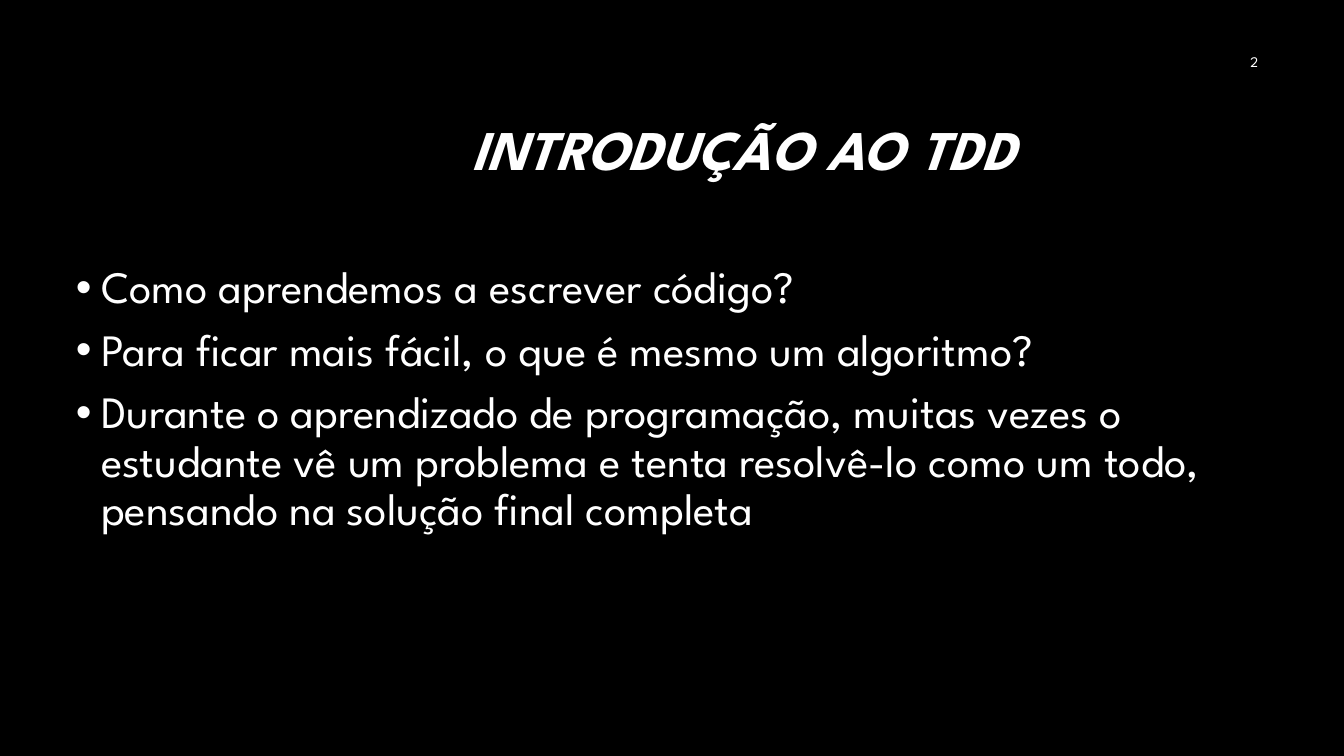
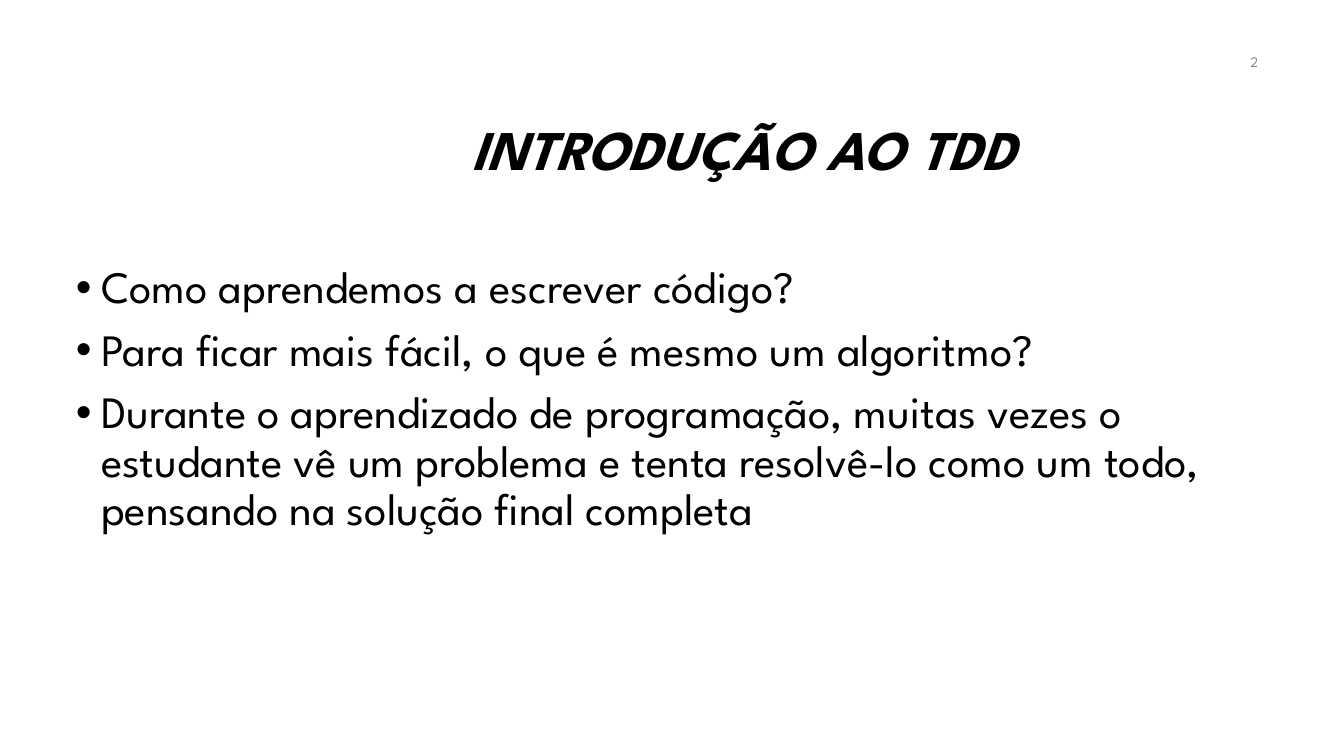
Before and after one commit to iftopalmas/testes-de-software, a slide deck: slide 2 of projects/01-introducao-tdd/tdd.pptx. Drawn at 1344x756 pixels with LibreOffice and Linux fonts; fonts in the diff are those of the drawing; background and template pictures are left out. Boxes give left, top, right and bottom in pixels: in the first picture for what was removed or moved away, otherwise in the second. Text is boxed around its words. In the diff, an @@ line names an element or a change of style, - is before the commit and + after.

```diff
--- a/projects/01-introducao-tdd/tdd.pptx
+++ b/projects/01-introducao-tdd/tdd.pptx
@@ background #000000 to #FFFFFF @@
@@ page number at bbox=[1250, 57, 1258, 67]: text colour #FFFFFF to #8C8C8C @@
@@ title "INTRODUÇÃO AO TDD" at bbox=[471, 123, 1015, 182]: text colour #FFFFFF to #000000 @@
@@ text "Como aprendemos a escrever código?" at bbox=[101, 272, 1199, 535]: text colour #FFFFFF to #000000 @@
```
Also in this commit, not shown: 31 other slides changed, 1 slide added, 1 other file.
